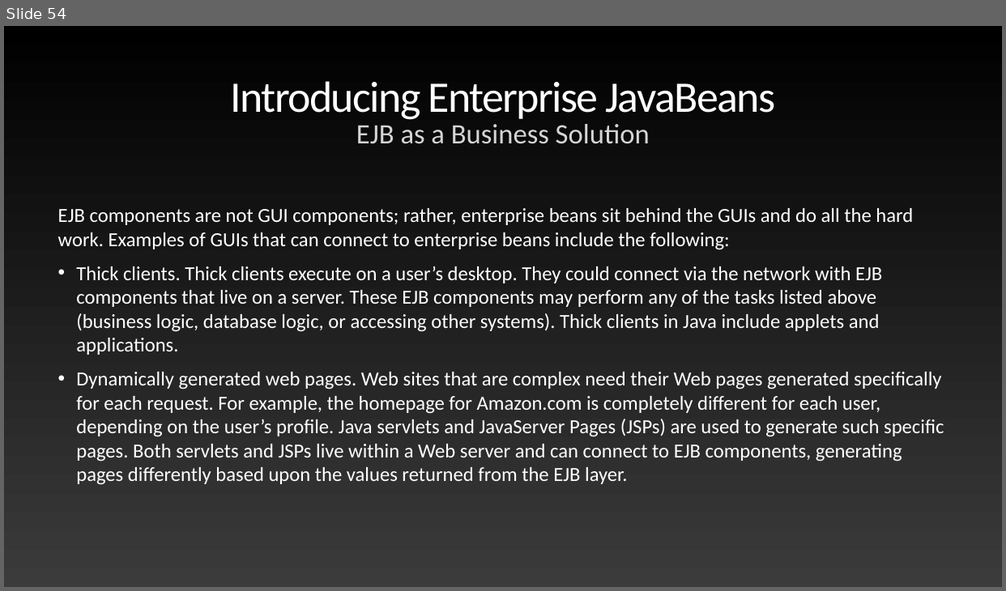
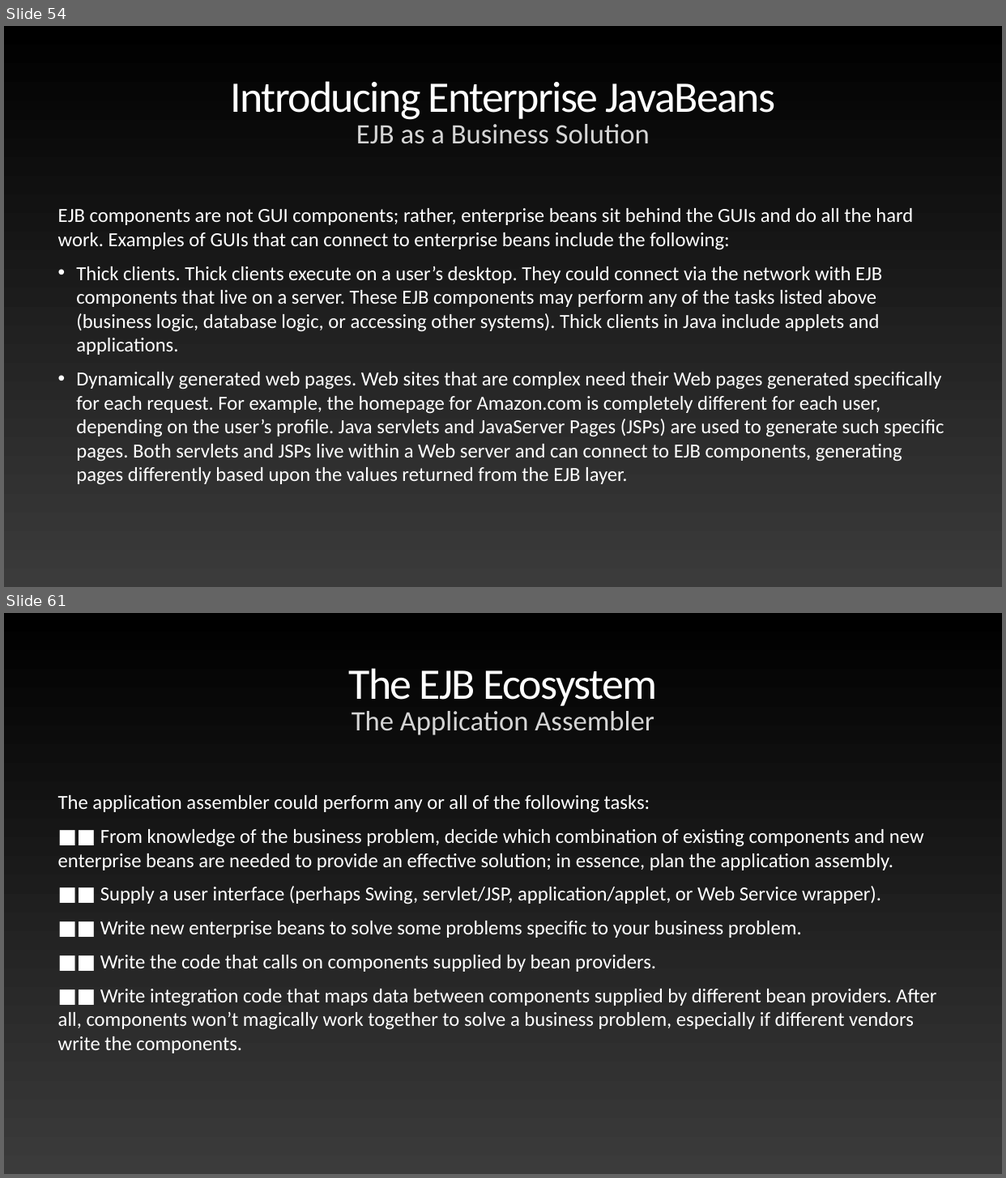
Before and after one commit to anmolrajaroraa/AdvJavaNov2020, a slide deck: Mastering Enterprise JavaBeans.pptx. Shown one above the other, each under a label of ours: slide 54 before the commit, slides 54 and 61 after it; the slides between them are not shown. The pictures are 1006x591 and 1006x1178 pixels, drawn with LibreOffice and Linux fonts; fonts in the diff are those of the drawing. Boxes give left, top, right and bottom in pixels: in the first picture for what was removed or moved away, otherwise in the second. Text is boxed around its words. In the diff, an @@ line names an element or a change of style, - is before the commit and + after.

```diff
--- a/Mastering Enterprise JavaBeans.pptx
+++ b/Mastering Enterprise JavaBeans.pptx
@@ slide 61 added at [4, 613, 1002, 1174], background gradient #000000 to #3B3B3B @@
@@ title added at [349, 668, 657, 706], 84 pt, text gradient #FFFFFF to #929292 @@
+The EJB Ecosystem
@@ text added at [351, 711, 654, 735], 54 pt, text #D5D5D5 @@
+The Application Assembler
@@ text added at [58, 795, 936, 1054], 38.4 pt, text #FFFFFF @@
+The application assembler could perform any or all of the following tasks:
+■■ From knowledge of the business problem, decide which combination of existing components and new enterprise beans are needed to provide an effective solution; in essence, plan the application assembly.
+■■ Supply a user interface (perhaps Swing, servlet/JSP, application/applet, or Web Service wrapper).
+■■ Write new enterprise beans to solve some problems specific to your business problem.
+■■ Write the code that calls on components supplied by bean providers.
+■■ Write integration code that maps data between components supplied by different bean providers. After all, components won’t magically work together to solve a business problem, especially if different vendors write the components.
```
Also in this commit, not shown: 87 other slides added.
